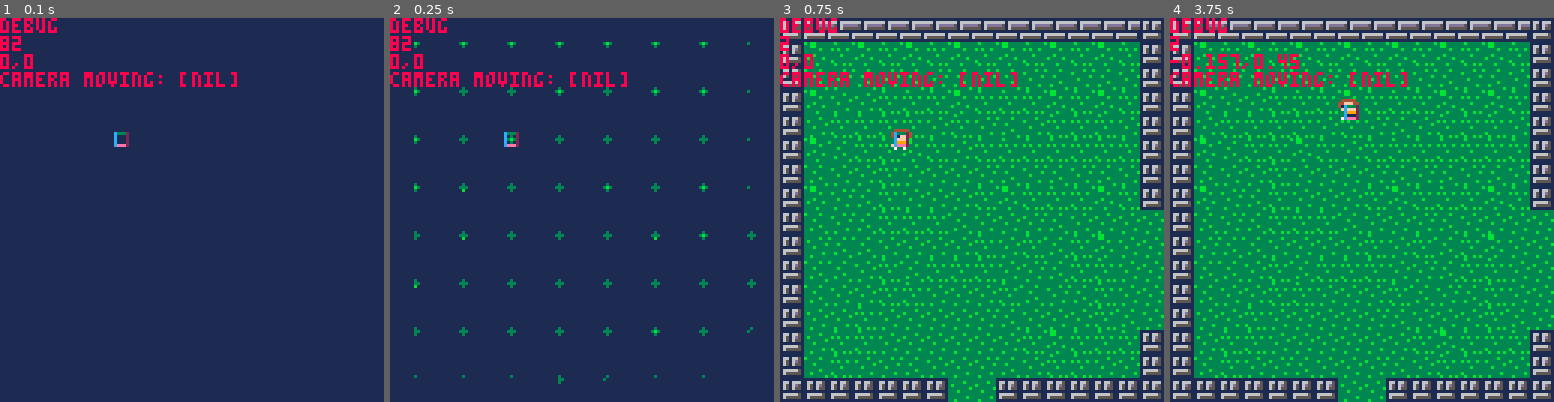
Above: before the commit, frames 1-4 (left to right).
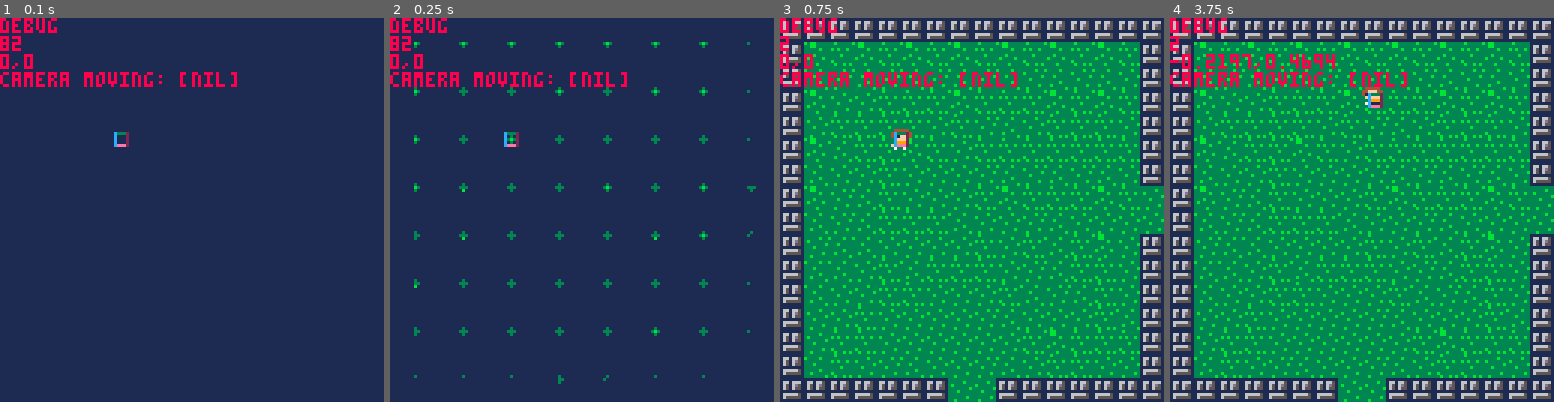
Above: after the commit, the same moments.

Repository: Zerk4112/cutemup
Game: PICO-8 cartridge cutemup.p8
Two runs of this game, one before a commit and one after it. Both use one fixed random seed, a clock stepped at 60 frames per second and the inputs below.
Inputs:
- Up to frame 1 (0.1 s): no input
- Up to frame 2 (0.25 s): no input
- Up to frame 3 (0.75 s): tap X (X key) at 0.33 s; tap O (Z key) at 0.7 s
- Up to frame 4 (3.75 s): tap X (X key) at 1.07, 1.85, 2.97 s; hold Right 1.6-2.1 s; tap O (Z key) every 0.4 s from 1.7 to 3.7 s; hold Up 2.15-2.42 s; hold Right 2.47-3.03 s; hold Left 3.08-3.58 s; hold Down from 3.63 s (still down)

Frame 1 is identical in both runs. In frame 2, less than 0.1% of the frame differs, in the area x 93-96%, y 43-82%; in frame 3, 3.1%; in frame 4, 4.1%, in the area x 6-100%, y 0-82%.

Commit message:
Optimize Camera Code I improved the camera logic to reduce tokens, lines and characters used List - Modicum of Effort - Created local variables in move_camera to represent the dx values for the camera when moving. - no longer using camera mot from entity creation, instead simply defining dx and dy as local variables as 0 by default. - Removed unneeded reset to 0 for mot as they are always reset to 0 by default. Notes

Diff:
--- a/cutemup.p8
+++ b/cutemup.p8
@@ -490,12 +490,11 @@
 			dx=0, --dx
 			dy=0, --dy,
 			a=0.1,
-			mspd=0.5,
+			mspd=0.7,
 			drg=0.9,
 			ang=0
 		},
 		coll_box = _coll_box or cmpnt_new_coll_box(1, 1, 5, 4, function()  end)
-
 	}
 	e.mot.oa=e.mot.a
 	e.draw_rig = ent_drawing_rig(e)
@@ -708,60 +707,49 @@
 
 function move_camera(newx,_newy)
 	newy = _newy or cament.pos.y
+	local dx,dy = 0,0
 	cament.moving = true
 	local tdst=2
 	local a = aget(newx,newy,cament.pos.x,cament.pos.y)
-	cament.mot.dx-=cos(a)
-	cament.mot.dy-=sin(a)
+	dx-=cos(a)
+	dy-=sin(a)
 	local newr = create_timer(function()
 		while tdst>1 do
 			tdst = dst_basic(newx,newy,cament.pos.x,cament.pos.y)
-			printh('newx: '..newx)
-			printh('newy: '..newy)
-			printh(cament.mot.dx)
-			printh(cament.mot.dy)
-			printh('a: '..a)
-
-
-			cament.pos.x+=cament.mot.dx*(tdst/6)
-			cament.pos.y+=cament.mot.dy*(tdst/6)
-			players[1].pos.x+=cament.mot.dx*0.3
-			players[1].pos.y+=cament.mot.dy*0.3
-
+			cament.pos.x+=dx*(tdst/6)
+			cament.pos.y+=dy*(tdst/6)
+			players[1].pos.x+=dx*0.3
+			players[1].pos.y+=dy*0.3
 			yield()
 		end
 		cament.pos.x = newx
 		cament.pos.y = newy
-		cament.mot.dx=0
-		cament.mot.dy=0
 		cament.moving=false
 	end,1)
 	add(routines, newr)
 end
 
 function update_camera()
-	local p1p = players[1].pos
+	local p1p,cpos = players[1].pos,cament.pos
 	local x,y,w,h = p1p.x,p1p.y,p1p.w,p1p.h
 	if not cament.moving then
-		if x < cament.pos.x then
-			move_camera(cament.pos.x-128)
-		elseif x+w > cament.pos.x+127 then
-			move_camera(cament.pos.x+128)
-		end
-
-		if y < cament.pos.y then
-			move_camera(cament.pos.x,cament.pos.y-128)
-		elseif y+h > cament.pos.y+127 then
-			move_camera(cament.pos.x,cament.pos.y+128)
-		end
-	end
-	camera(cament.pos.x,cament.pos.y)
+		if x < cpos.x then
+			move_camera(cpos.x-128)
+		elseif x+w > cpos.x+127 then
+			move_camera(cpos.x+128)
+		end
+
+		if y < cpos.y then
+			move_camera(cpos.x,cpos.y-128)
+		elseif y+h > cpos.y+127 then
+			move_camera(cpos.x,cpos.y+128)
+		end
+	end
+	camera(cpos.x,cpos.y)
 end
 
 -->8
 -- math functions
-
-
 
 --random int between 0,h
 function rand(h) --exclusive
@@ -1151,31 +1139,31 @@
 0000000000000000000000000000000000000000000000000101010000000000000001000000000000000000000000000000000000000100000000000000000000000000000000000000000000000000000000000000000000000000000000000000000000000000000000000000000000000000000000000000000000000000
 0000000000000000000000000000000100000000000000000000000000000001000001000000000000000101010101010000000001010100000000000000000000000000000000000000000000000000000000000000000000000000000000000000000000000000000000000000000000000000000000000000000000000000
 __map__
-aeacacacacacacacacacacacacacacaeaeacacacacacacacacacacacacacacaeaeacacacacacacacacacacacacacacae0000000000000000000000000000000000000000000000000000000000000000000000000000000000000000000000000000000000000000000000000000000000000000000000000000000000000000
+aeafafafafafafafafafafafafafafaeaeafafafafafafafafafafafafafafaeaeafafafafafacacacacacacacacacae0000000000000000000000000000000000000000000000000000000000000000000000000000000000000000000000000000000000000000000000000000000000000000000000000000000000000000
 af8d8e8d8e8d8e8d8e8d8e8d8e8d8eafaf8d8e8d8e8d8e8d8e8d8e8d8e8d8eafaf8d8e8d8e8d8e8d8e8d8e8d8e8d8eaf0000000000000000000000000000000000000000000000000000000000000000000000000000000000000000000000000000000000000000000000000000000000000000000000000000000000000000
 af9d9e9d9e9d9e9d9e9d9e9d9e9d9eafaf9d9e9d9e9d9e9d9e9d9e9d9e9d9eafaf9d9e9d9e9d9e9d9e9d9e9d9e9d9eaf0000000000000000000000000000000000000000000000000000000000000000000000000000000000000000000000000000000000000000000000000000000000000000000000000000000000000000
 af8d9e9e8e8e8e8d8e8e8e8d8e8d8eafaf8d9e9e8e8e8e8d8e8e8e8d8e8d8eafaf8d9e9e8e8e8e8d8e8e8e8d8e8d8eaf0000000000000000000000000000000000000000000000000000000000000000000000000000000000000000000000000000000000000000000000000000000000000000000000000000000000000000
 af9e8e8e8e8e9e8e9e9d9e8e8e8e9eafaf9e8e8e8e8e9e8e9e9d9e8e8e8e9eafaf9e8e8e8e8e9e8e9e9d9e8e8e8e9eaf0000000000000000000000000000000000000000000000000000000000000000000000000000000000000000000000000000000000000000000000000000000000000000000000000000000000000000
 af8d9d8e8e8d8e9e8e8e8e8e8e8e8eafaf8d9d8e8e8d8e9e8e8e8e8e8e8e8eafaf8d9d8e8e8d8e9e8e8e8e8e8e8e8eaf0000000000000000000000000000000000000000000000000000000000000000000000000000000000000000000000000000000000000000000000000000000000000000000000000000000000000000
 af9d9e9e8e9e9e9e9e9d9e9d9e9d9eafaf9d9e9e8e9e9e9e9e9d9e9d9e9d9eafaf9d9e9e8e9e9e9e9e9d9e9d9e9d9eaf0000000000000000000000000000000000000000000000000000000000000000000000000000000000000000000000000000000000000000000000000000000000000000000000000000000000000000
-af8d9e9d8e9e9e9e8e8d8e8e8e8d8eafaf8d9e9d8e9e9e9e8e8d8e8e8e8d8eafaf8d9e9d8e9e9e9e8e8d8e8e8e8d8eaf0000000000000000000000000000000000000000000000000000000000000000000000000000000000000000000000000000000000000000000000000000000000000000000000000000000000000000
-af9d9e9d8e8e8e9d9e9e9e9d9e9e9e9e9e9e9e9e9e8e8e9d9e9e9e9d9e9d9e9e9e9e9e9e9e8e8e9d9e9e9e9d9e9d9eaf0000000000000000000000000000000000000000000000000000000000000000000000000000000000000000000000000000000000000000000000000000000000000000000000000000000000000000
-af9e9d9d9e9e9e9e8e9e8e9d8e8d9e9e9e9e9e9e9e9e9e9e8e9e8e9d8e8d8e9e9e9e9e9e9e9e9e9e8e9e8e9d8e8d8eaf0000000000000000000000000000000000000000000000000000000000000000000000000000000000000000000000000000000000000000000000000000000000000000000000000000000000000000
-af9d9d9e8e9d8e8e8e9e9e9d8e8e9e9e9e9e9d9e8e9d8e8e8e9e9e9d8e8e9e9e9e9e9d9e8e9d8e8e8e9e9e9d8e8e9eaf0000000000000000000000000000000000000000000000000000000000000000000000000000000000000000000000000000000000000000000000000000000000000000000000000000000000000000
-af9d9e9e8e8e9e9e9e8e9d9e9d8e9e9e9e9d9e9e8e8e9e9e9e8e9d9e9d8e9e9e9e9d9e9e8e8e9e9e9e8e9d9e9d8e9eaf0000000000000000000000000000000000000000000000000000000000000000000000000000000000000000000000000000000000000000000000000000000000000000000000000000000000000000
-af9e9e8e9e9e9e9e9e9d9e9e9e8e9d9e9e9e9e8e9e9e9e9e9e9d9e9e9e8e9d9e9e9e9e8e9e9e9e9e9e9d9e9e9e8e9daf0000000000000000000000000000000000000000000000000000000000000000000000000000000000000000000000000000000000000000000000000000000000000000000000000000000000000000
+af8d9e9d8e9e9e9e8e8d8e8e8e8d8e9e9e8d9e9d8e9e9e9e8e8d8e8e8e8d8eafaf8d9e9d8e9e9e9e8e8d8e8e8e8d8eaf0000000000000000000000000000000000000000000000000000000000000000000000000000000000000000000000000000000000000000000000000000000000000000000000000000000000000000
+af9d9e9d8e8e8e9d9e9e9e9d9e9e9e9e9e9e9e9e9e8e8e9d9e9e9e9d9e9d9eafaf9e9e9e9e8e8e9d9e9e9e9d9e9d9eaf0000000000000000000000000000000000000000000000000000000000000000000000000000000000000000000000000000000000000000000000000000000000000000000000000000000000000000
+af9e9d9d9e9e9e9e8e9e8e9d8e8d9eafaf9e9e9e9e9e9e9e8e9e8e9d8e8d8eafaf9e9e9e9e9e9e9e8e9e8e9d8e8d8eaf0000000000000000000000000000000000000000000000000000000000000000000000000000000000000000000000000000000000000000000000000000000000000000000000000000000000000000
+af9d9d9e8e9d8e8e8e9e9e9d8e8e9eafaf9e9d9e8e9d8e8e8e9e9e9d8e8e9eafaf9e9d9e8e9d8e8e8e9e9e9d8e8e9eaf0000000000000000000000000000000000000000000000000000000000000000000000000000000000000000000000000000000000000000000000000000000000000000000000000000000000000000
+af9d9e9e8e8e9e9e9e8e9d9e9d8e9eafaf9d9e9e8e8e9e9e9e8e9d9e9d8e9eafaf9d9e9e8e8e9e9e9e8e9d9e9d8e9eaf0000000000000000000000000000000000000000000000000000000000000000000000000000000000000000000000000000000000000000000000000000000000000000000000000000000000000000
+af9e9e8e9e9e9e9e9e9d9e9e9e8e9dafaf9e9e8e9e9e9e9e9e9d9e9e9e8e9dafaf9e9e8e9e9e9e9e9e9d9e9e9e8e9daf0000000000000000000000000000000000000000000000000000000000000000000000000000000000000000000000000000000000000000000000000000000000000000000000000000000000000000
 af9e8e8e9e9e9e9e9e9e8e8d8e8e8eafaf9e8e8e9e9e9e8d9e9e8e8d8e8e8eafaf9e8e8e9e9e9e8d9e9e8e8d8e8e8eaf0000000000000000000000000000000000000000000000000000000000000000000000000000000000000000000000000000000000000000000000000000000000000000000000000000000000000000
 af9d8e9e9e9d9e9e9e9d9e8e8e9e9eafaf9d8e9e9e9d9e9d9e9e9e8e8e9e9eafaf9d8e9e9e9d9e9d9e9e9e8e8e9e9eaf0000000000000000000000000000000000000000000000000000000000000000000000000000000000000000000000000000000000000000000000000000000000000000000000000000000000000000
-aeafafafafafaf9e9eafafafafafafaeaeafafafafafafafaf9eafafafafafaeaeafafafafafafafaf9eafafafafafae0000000000000000000000000000000000000000000000000000000000000000000000000000000000000000000000000000000000000000000000000000000000000000000000000000000000000000
-aeacacacacacac9e9eacacacacacacaeaeacacacacacacacac9eacacacacacae000000000000000000000000000000000000000000000000000000000000000000000000000000000000000000000000000000000000000000000000000000000000000000000000000000000000000000000000000000000000000000000000
+aeafafafafafaf9e9eafafafafafafaeaeafafafafafaf9e9eafafafafafafaeaeafafafafafafafaf9eafafafafafae0000000000000000000000000000000000000000000000000000000000000000000000000000000000000000000000000000000000000000000000000000000000000000000000000000000000000000
+aeafafafafafaf9e9eafafafafafafaeaeafafafafafaf9e9eafafafafafafae000000000000000000000000000000000000000000000000000000000000000000000000000000000000000000000000000000000000000000000000000000000000000000000000000000000000000000000000000000000000000000000000
 af8d8e8d8e8d9e9e9e8d8e8d8e8d8eafaf8d8e8d8e8d8e8d8e9e8e8d8e8d8eaf000000000000000000000000000000000000000000000000000000000000000000000000000000000000000000000000000000000000000000000000000000000000000000000000000000000000000000000000000000000000000000000000
 af9d9e9d9e9d9e9d9e9d9e9d9e9d9eafaf9d9e9d9e9d9e9d9e9e9e9d9e9d9eaf000000000000000000000000000000000000000000000000000000000000000000000000000000000000000000000000000000000000000000000000000000000000000000000000000000000000000000000000000000000000000000000000
 af8d9e9e8e8e8e8d8e8e8e8d8e8d8eafaf8d9e9e8e8e8e8d8e8e9e8d8e8d8eaf000000000000000000000000000000000000000000000000000000000000000000000000000000000000000000000000000000000000000000000000000000000000000000000000000000000000000000000000000000000000000000000000
 af9e8e8e8e8e9e8e9e9d9e8e8e8e9eafaf9e8e8e8e8e9e8e9e9d9e8e8e8e9eaf000000000000000000000000000000000000000000000000000000000000000000000000000000000000000000000000000000000000000000000000000000000000000000000000000000000000000000000000000000000000000000000000
 af8d9d8e8e8d8e9e8e8e8e8e8e8e8eafaf8d9d8e8e8d8e9e8e8e8e8e8e8e8eaf000000000000000000000000000000000000000000000000000000000000000000000000000000000000000000000000000000000000000000000000000000000000000000000000000000000000000000000000000000000000000000000000
-af9d9e9e8e9e9e9e9e9d9e9d9e9d9eafaf9d9e9e8e9e9e9e9e9d9e9d9e9d9eaf000000000000000000000000000000000000000000000000000000000000000000000000000000000000000000000000000000000000000000000000000000000000000000000000000000000000000000000000000000000000000000000000
-af8d9e9d8e9e9e9e8e8d8e8e8e8d8eafaf8d9e9d8e9e9e9e8e8d8e8e8e8d8eaf000000000000000000000000000000000000000000000000000000000000000000000000000000000000000000000000000000000000000000000000000000000000000000000000000000000000000000000000000000000000000000000000
-af9d9e9d8e8e8e9d9e9e9e9d9e9d9eafaf9d9e9d8e8e8e9d9e9e9e9d9e9d9eaf000000000000000000000000000000000000000000000000000000000000000000000000000000000000000000000000000000000000000000000000000000000000000000000000000000000000000000000000000000000000000000000000
+af9d9e9e8e9e9e9e9e9d9e9d9e9d9eafaf9e9e9e8e9e9e9e9e9d9e9d9e9d9eaf000000000000000000000000000000000000000000000000000000000000000000000000000000000000000000000000000000000000000000000000000000000000000000000000000000000000000000000000000000000000000000000000
+af8d9e9d8e9e9e9e8e8d8e8e8e8d8e9e9e9e9e9d8e9e9e9e8e8d8e8e8e8d8eaf000000000000000000000000000000000000000000000000000000000000000000000000000000000000000000000000000000000000000000000000000000000000000000000000000000000000000000000000000000000000000000000000
+af9d9e9d8e8e8e9d9e9e9e9d9e9d9e9e9e9d9e9d8e8e8e9d9e9e9e9d9e9d9eaf000000000000000000000000000000000000000000000000000000000000000000000000000000000000000000000000000000000000000000000000000000000000000000000000000000000000000000000000000000000000000000000000
 af9e9d9d9e9e9e9e8e9e8e9d8e8d8eafaf9e9d9d9e9e9e9e8e9e8e9d8e8d8eaf000000000000000000000000000000000000000000000000000000000000000000000000000000000000000000000000000000000000000000000000000000000000000000000000000000000000000000000000000000000000000000000000
 af9d9d9e8e9d8e8e8e9e9e9d8e8e9eafaf9d9d9e8e9d8e8e8e9e9e9d8e8e9eaf000000000000000000000000000000000000000000000000000000000000000000000000000000000000000000000000000000000000000000000000000000000000000000000000000000000000000000000000000000000000000000000000
 af9d9e9e8e8e9e9e9e8e9d9e9d8e9eafaf9d9e9e8e8e9e9e9e8e9d9e9d8e9eaf000000000000000000000000000000000000000000000000000000000000000000000000000000000000000000000000000000000000000000000000000000000000000000000000000000000000000000000000000000000000000000000000
